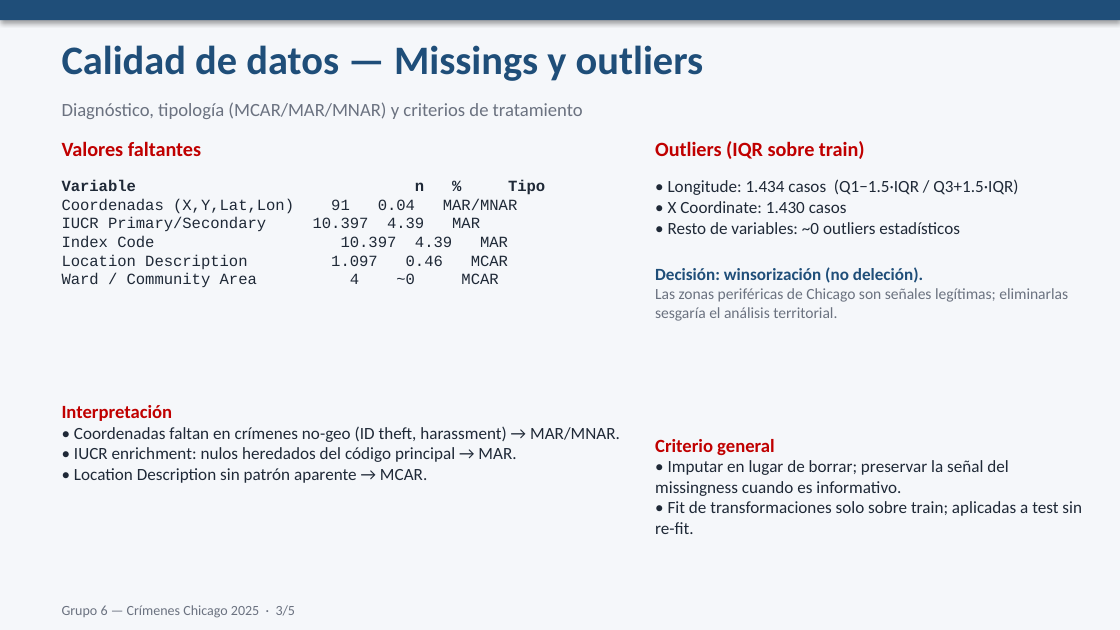
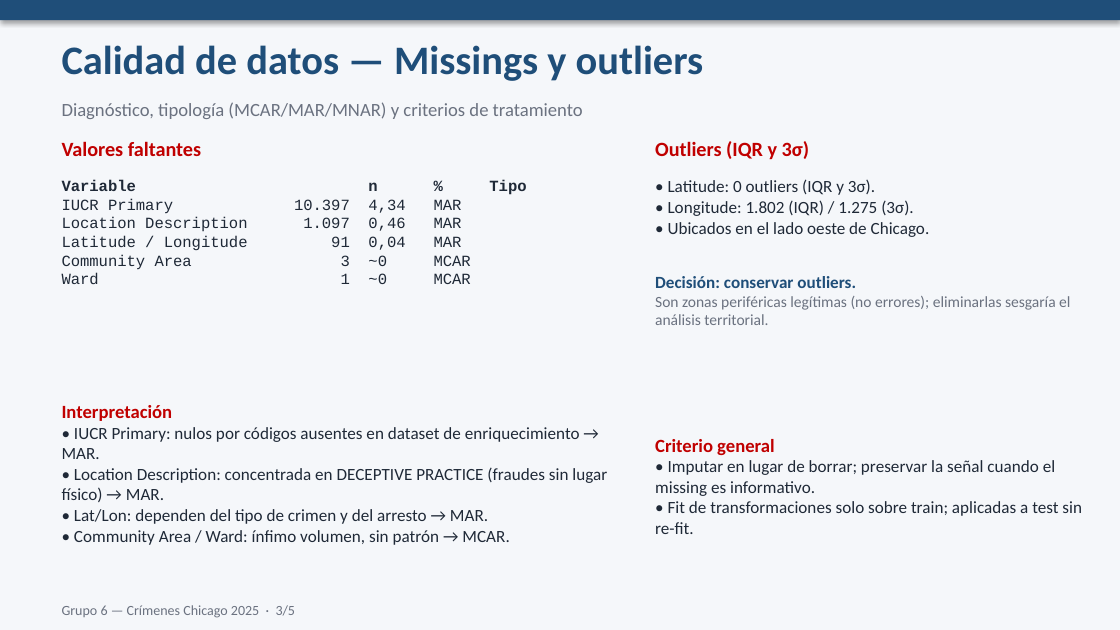
Before and after one commit to francomor/ceia-analisis-de-datos-tp-final, a slide deck: slide 3 of Presentacion final 2026 B1 - GRUPO 6.pptx (slide 10 before the commit). Drawn at 1120x630 pixels with LibreOffice and Linux fonts; fonts in the diff are those of the drawing. Boxes give left, top, right and bottom in pixels: in the first picture for what was removed or moved away, otherwise in the second. Text is boxed around its words. In the diff, an @@ line names an element or a change of style, - is before the commit and + after.

```diff
--- a/Presentacion final 2026 B1 - GRUPO 6.pptx
+++ b/Presentacion final 2026 B1 - GRUPO 6.pptx
@@ text at box(655, 141, 809, 160): text changed @@
-Outliers (IQR sobre train)
+Outliers (IQR y 3σ)
@@ text at box(655, 179, 1070, 325): text changed @@
-• Longitude: 1.434 casos (Q1−1.5·IQR / Q3+1.5·IQR)
-• X Coordinate: 1.430 casos
-• Resto de variables: ~0 outliers estadísticos
-Decisión: winsorización (no deleción).
-Las zonas periféricas de Chicago son señales legítimas; eliminarlas sesgaría el análisis territorial.
+• Latitude: 0 outliers (IQR y 3σ).
+• Longitude: 1.802 (IQR) / 1.275 (3σ).
+• Ubicados en el lado oeste de Chicago.
+Decisión: conservar outliers.
+Son zonas periféricas legítimas (no errores); eliminarlas sesgaría el análisis territorial.
@@ text at box(62, 198, 471, 284): text changed @@
-Coordenadas (X,Y,Lat,Lon) 91 0.04 MAR/MNAR
-IUCR Primary/Secondary 10.397 4.39 MAR
-Index Code 10.397 4.39 MAR
-Location Description 1.097 0.46 MCAR
-Ward / Community Area 4 ~0 MCAR
+IUCR Primary 10.397 4,34 MAR
+Location Description 1.097 0,46 MAR
+Latitude / Longitude 91 0,04 MAR
+Community Area 3 ~0 MCAR
+Ward 1 ~0 MCAR
@@ text at box(62, 427, 607, 545): text changed @@
-• Coordenadas faltan en crímenes no-geo (ID theft, harassment) → MAR/MNAR.
-• IUCR enrichment: nulos heredados del código principal → MAR.
-• Location Description sin patrón aparente → MCAR.
+• IUCR Primary: nulos por códigos ausentes en dataset de enriquecimiento → MAR.
+• Location Description: concentrada en DECEPTIVE PRACTICE (fraudes sin lugar físico) → MAR.
+• Lat/Lon: dependen del tipo de crimen y del arresto → MAR.
+• Community Area / Ward: ínfimo volumen, sin patrón → MCAR.
@@ text at box(655, 460, 1055, 496): text changed @@
-• Imputar en lugar de borrar; preservar la señal del missingness cuando es informativo.
+• Imputar en lugar de borrar; preservar la señal cuando el missing es informativo.
```
Also in this commit, not shown: 3 other slides changed, 13 slides removed, 7 other files.
